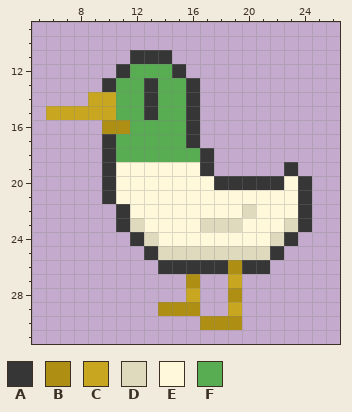
File history of a pixel-art sprite, textures/duk_2.png. This is how it looked before the edit.
The file is 32x32 pixels. Shown: x 5..26, y 9..31.
Palette (. is transparent): A #363636  B #ae8f13  C #c9a61f  D #dfd9be  E #fff8db  F #58ac52
And afterwards:
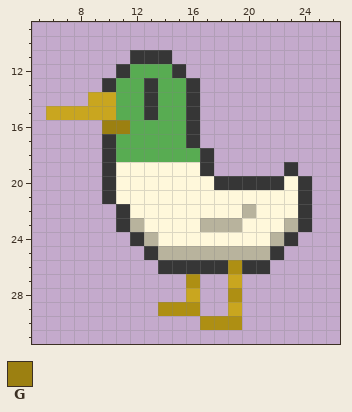
Colours new in this view: G #9c8011
Diff:
Colour D changes from #dfd9be to #b8b39d.
Colour B becomes colour G in row 16 at x 10 to 11.
Pixel boxes of the changes (left, top, right, bottom) in both pictures:
changed: (102, 120, 130, 134)
changed: (130, 204, 298, 260)
